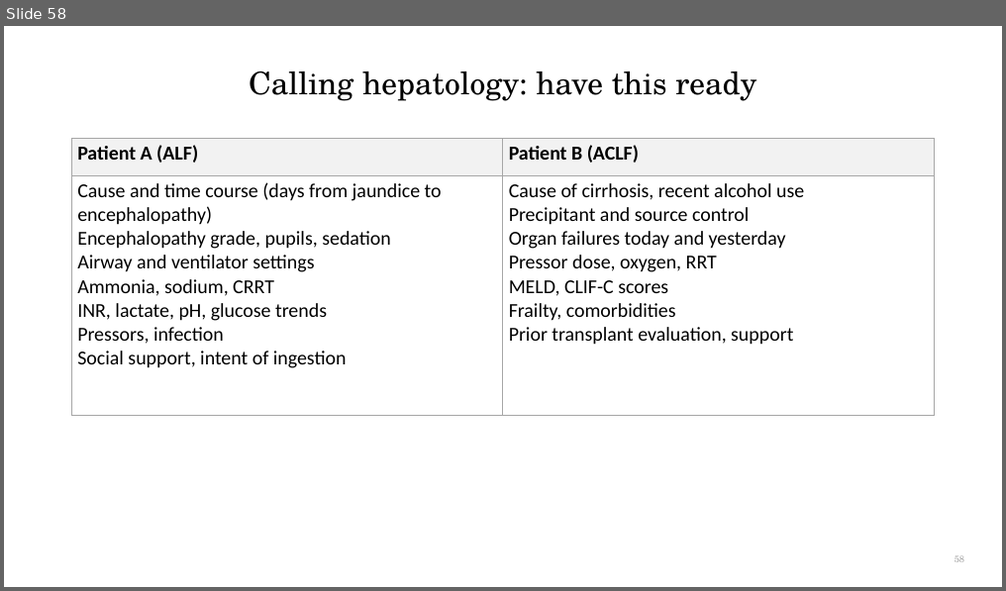
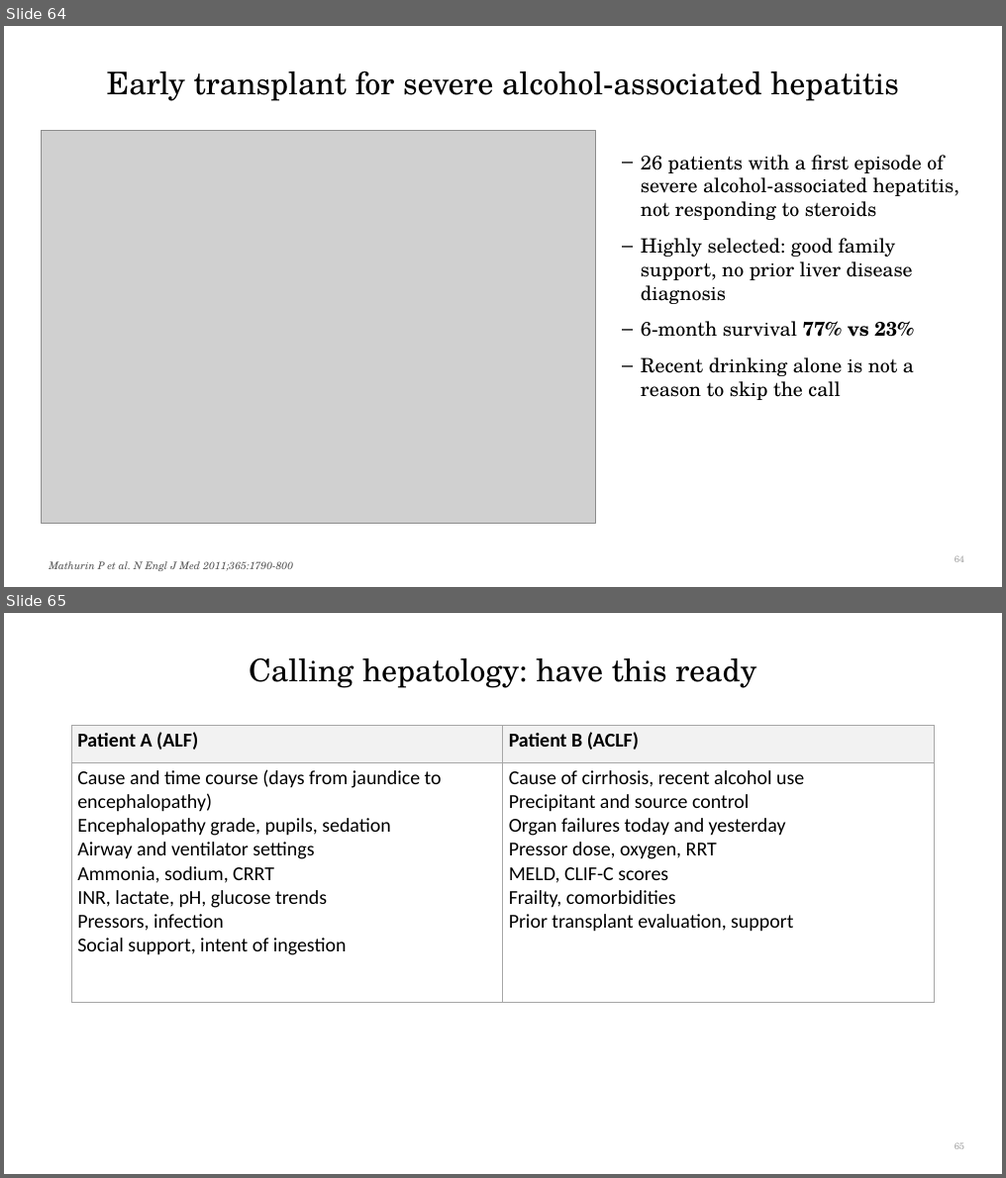
Before and after one commit to qaddodi/mohammad-almeqdadi-lectures, a slide deck: lectures/acute-liver-failure-aclf-in-icu/ALF and ACLF in the ICU.pptx. Shown one above the other, each under a label of ours: slide 58 before the commit, slides 64 and 65 after it. The pictures are 1006x591 and 1006x1178 pixels, drawn with LibreOffice and Linux fonts; fonts in the diff are those of the drawing; grey boxes stand for pictures. Boxes give left, top, right and bottom in pixels: in the first picture for what was removed or moved away, otherwise in the second. Text is boxed around its words. In the diff, an @@ line names an element or a change of style, - is before the commit and + after.

```diff
--- a/lectures/acute-liver-failure-aclf-in-icu/ALF and ACLF in the ICU.pptx
+++ b/lectures/acute-liver-failure-aclf-in-icu/ALF and ACLF in the ICU.pptx
@@ slide 64 added at <box>4,26,1002,587</box>, background #FFFFFF @@
@@ title added at <box>107,71,898,101</box>, 30 pt, text #000000 @@
+Early transplant for severe alcohol-associated hepatitis
@@ picture added at <box>42,131,595,524</box> @@
@@ text added at <box>641,155,959,400</box>, 19 pt, text #000000 @@
+– 26 patients with a first episode of severe alcohol-associated hepatitis, not responding to steroids
+– Highly selected: good family support, no prior liver disease diagnosis
+– 6-month survival 77% vs 23%
+– Recent drinking alone is not a reason to skip the call
@@ page number added at <box>954,557,965,563</box>, 9 pt, text #A6A6A6 @@
+64
@@ text added at <box>49,562,293,571</box>, 10 pt, text #595959, italic @@
+Mathurin P et al. N Engl J Med 2011;365:1790-800
@@ what was slide 58 is now slide 65 @@
```
Also in this commit, not shown: 9 slides changed, 6 other slides added, 6 other files.
